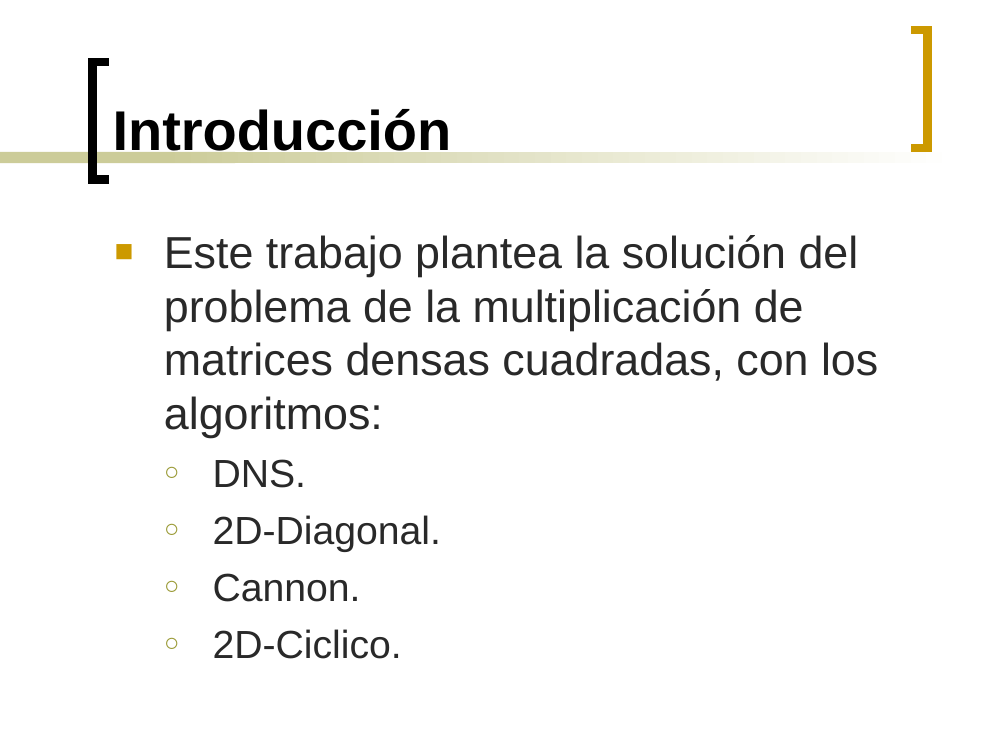
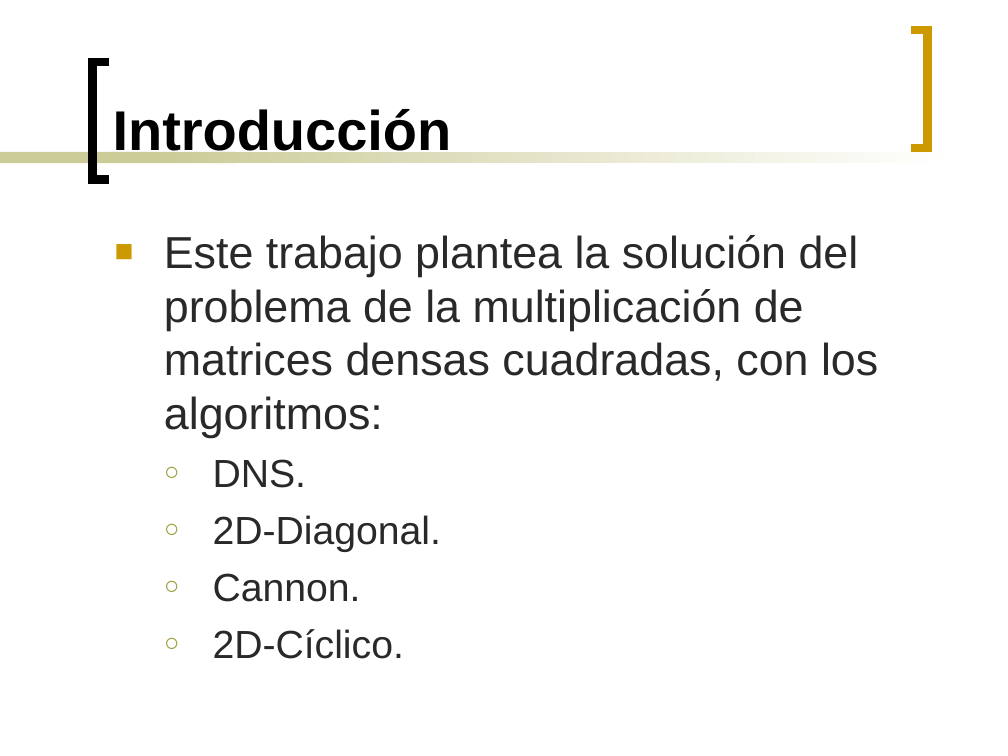
Before and after one commit to ghuttemann/multimat2, a slide deck: slide 2 of mpi/docs/Presentacion-Multimat-MPI.ppt. Drawn at 1008x756 pixels with LibreOffice and Linux fonts; fonts in the diff are those of the drawing. Boxes give left, top, right and bottom in pixels: in the first picture for what was removed or moved away, otherwise in the second. Text is boxed around its words. In the diff, an @@ line names an element or a change of style, - is before the commit and + after.

```diff
--- a/mpi/docs/Presentacion-Multimat-MPI.ppt
+++ b/mpi/docs/Presentacion-Multimat-MPI.ppt
@@ text at (x1=213, y1=629, x2=404, y2=659): text changed @@
-  ○ 2D-Ciclico.
+  ○ 2D-Cíclico.
```
Also in this commit, not shown: 2 other slides changed, 1 slide added, 1 slide removed.
